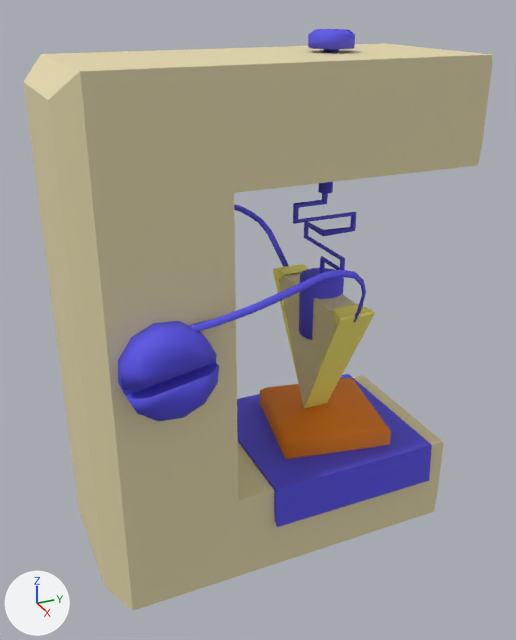
The FBX model transistormuseum/Assets/models/1947_first_transistor.fbx: old version first, new version second.
Both versions are drawn from a 50 mm lens placed at (3.61, -1.82, 1.78), pointed at (-0.15, -0.13, -0.1). Arrows for +X, +Y and +Z are at lower left; the lights stay in place. Where no turn or scale is listed for an object, it has been applied to the vertices.

The first picture shows '1947_first_transistor'.
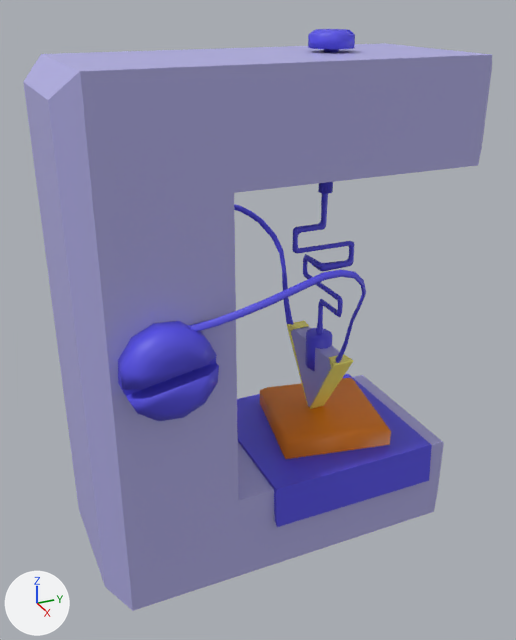
The newer file is also rescaled (x1.4), turned or shifted as a whole; pictures and numbers use the older file's frame.

Boxes [x1, y1, x2, y2] around the edits, measured in the pictures (516 x 640 px; the box of a moved part takes in the faces that stretch with it):
'1947_first_transistor', recoloured, reshaped (yellow to blue)
    both: [23, 29, 492, 611]
part 1 of me_cube_004, moved or reshaped
    before: [299, 268, 344, 340]
    after: [305, 328, 332, 371]
part 2 of me_cube_004, rebuilt (74% taller)
    before: [293, 193, 356, 274]
    after: [292, 193, 354, 335]
part 3 of me_cube_004, rebuilt (36% narrower, 40% shorter)
    before: [279, 272, 356, 407]
    after: [291, 326, 340, 407]
part 4 of me_cube_004, added
    after: [287, 321, 309, 407]
part 5 of me_cube_004, added (yellow)
    after: [310, 354, 353, 409]
part 6 of me_cube_004, moved or reshaped
    before: [252, 212, 375, 408]
    after: [259, 219, 365, 363]
part 7 of me_cube_004, moved or reshaped
    both: [196, 273, 326, 332]

The change, as a list of edits to the scene's bpy script:
```text
Change mat_glass:
    mat_glass.base_color: (0.8, 0.709, 0.426) -> (0.452, 0.434, 0.8)  # beige #e7dbaf -> blue #b3b0e7
Change me_cube_004:
    used by ob_1947_first_transistor; location = (0.0, 0.0, 0.0)
    remove me_cube_004.from_pydata(...)  # 1109 vertices, 812 faces; spans x -1.1..0.68, y -1.34..1.0, z -1.64..1.6
    add me_cube_004.from_pydata(...)  # 1418 vertices, 1134 faces; spans x -1.1..0.68, y -1.34..1.0, z -1.64..1.6
    me_cube_004 part 1: the loose piece of 36 vertices spanning x -0.14..0.14, y 0.1..0.37, z -0.19..0.21 is scaled about its middle by (0.711, 0.589, 0.589), then moved by (0.0, 0.0, -0.32)
    me_cube_004 part 2: the loose piece of 78 vertices spanning x -0.24..0.25, y 0.04..0.46, z 0.19..0.75 is rebuilt with 282 vertices and now spans x -0.24..0.25, y 0.04..0.46, z -0.2..0.74
    me_cube_004 part 3: the loose piece of 6 vertices spanning x -0.44..0.43, y 0.14..0.33, z -0.73..0.09 is rebuilt with 14 vertices and now spans x -0.32..0.31, y 0.18..0.29, z -0.74..-0.27
    me_cube_004 part 4: a new loose piece of 24 vertices spanning x -0.33..-0.01, y 0.17..0.3, z -0.75..-0.26, in mat_metal2 (yellow #fff676)
    me_cube_004 part 5: a new loose piece of 24 vertices spanning x 0.0..0.32, y 0.17..0.3, z -0.75..-0.26, in mat_metal2 (yellow #fff676)
    me_cube_004 part 6: 6 vertices moved from x -0.57..0.51, y 0.13..0.23, z 0.17..0.33 to x -0.58..0.52, y 0.16..0.21, z 0.17..0.3; 75 vertices removed from x -0.57..0.5, y 0.12..0.35, z -0.75..0.33; 124 vertices added at x -0.58..0.52, y 0.16..0.24, z -0.31..0.3
    me_cube_004 part 7: 8 vertices moved from x 0.62..0.65, y -0.53..-0.52, z 0.33..0.37 to x 0.6..0.63, y -0.56..-0.55, z 0.32..0.35; 4 vertices removed from x 0.64..0.65, y -0.52..-0.43, z 0.33..0.37; 4 vertices added at x 0.63..0.66, y -0.55..-0.42, z 0.32..0.37
```
